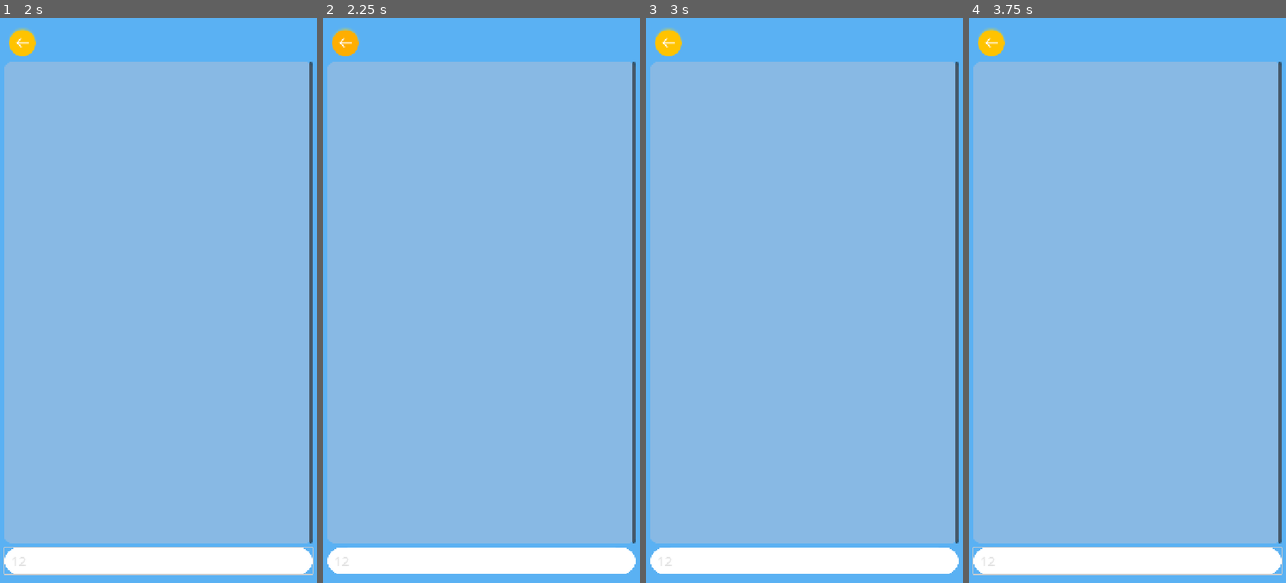
Above: before the commit, frames 1-4 (left to right).
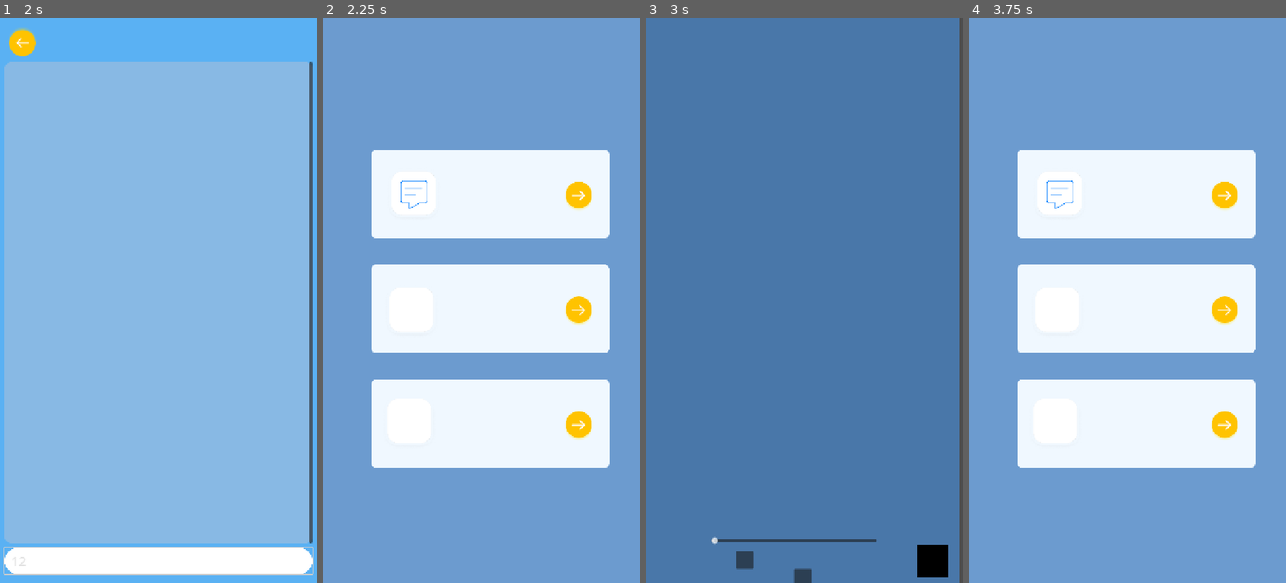
Above: after the commit, the same moments.

Repository: ken1-hub/Oasis-of-the-soul
Game: Godot game, scene res://assets/scenes/oasis_ui.tscn
Same seed, same stepped clock (60 frames per second), same inputs: the game is played once before the commit and once after it. Sound files missing from this copy of the repository are replaced by a short silence.
Inputs (mouse positions are in pixels of both pictures, inside the frame that each line leads up to):
- Up to frame 1 (2 s): click (256, 198) at 0.5 s; click (158, 560) at 1.27 s; type "12" at 1.35 s
- Up to frame 2 (2.25 s): click (345, 40) at 2 s
- Up to frame 3 (3 s): click (902, 311) at 2.77 s
- Up to frame 4 (3.75 s): click (1257, 560) at 3.52 s

Frame 1 is identical in both runs. In frame 2, 100% of the frame differs, in the area x 0-100%, y 0-100%; in frame 3, 100%; in frame 4, 100%.

Commit message:
测试完成

Diff:
--- a/oasis-of-the-soul/assets/scenes/emotion_treehole.tscn
+++ b/oasis-of-the-soul/assets/scenes/emotion_treehole.tscn
@@ -28,7 +28,7 @@
 corner_radius_bottom_right = 30
 corner_radius_bottom_left = 30
 
-[node name="emotion_treehole" type="Control"]
+[node name="emotion_treehole" type="Control" unique_id=1324995341]
 layout_mode = 3
 anchors_preset = 15
 anchor_right = 1.0
@@ -37,7 +37,7 @@
 grow_vertical = 2
 script = ExtResource("5_m7ik5")
 
-[node name="background" type="ColorRect" parent="."]
+[node name="background" type="ColorRect" parent="." unique_id=1115228741]
 layout_mode = 1
 anchors_preset = 15
 anchor_right = 1.0
@@ -46,7 +46,7 @@
 grow_vertical = 2
 color = Color(0.35532802, 0.6927472, 0.9523148, 1)
 
-[node name="PanelContainer" type="PanelContainer" parent="."]
+[node name="PanelContainer" type="PanelContainer" parent="." unique_id=1384305615]
 layout_mode = 1
 anchors_preset = 15
 anchor_right = 1.0
@@ -60,16 +60,16 @@
 theme_override_styles/panel = SubResource("StyleBoxFlat_m7ik5")
 metadata/_edit_use_anchors_ = true
 
-[node name="VBoxContainer" type="VBoxContainer" parent="PanelContainer"]
+[node name="VBoxContainer" type="VBoxContainer" parent="PanelContainer" unique_id=1006722621]
 layout_mode = 2
 theme_override_constants/separation = 10
 
-[node name="ScrollContainer" type="ScrollContainer" parent="PanelContainer/VBoxContainer"]
+[node name="ScrollContainer" type="ScrollContainer" parent="PanelContainer/VBoxContainer" unique_id=1652715354]
 layout_mode = 2
 size_flags_vertical = 3
 theme_override_styles/panel = SubResource("StyleBoxFlat_eq6fs")
 
-[node name="RichTextLabel" type="RichTextLabel" parent="PanelContainer/VBoxContainer/ScrollContainer"]
+[node name="RichTextLabel" type="RichTextLabel" parent="PanelContainer/VBoxContainer/ScrollContainer" unique_id=1901358924]
 layout_mode = 2
 size_flags_horizontal = 3
 size_flags_vertical = 3
@@ -77,16 +77,16 @@
 scroll_following = true
 scroll_following_visible_characters = true
 
-[node name="LineEdit" type="LineEdit" parent="PanelContainer/VBoxContainer"]
+[node name="LineEdit" type="LineEdit" parent="PanelContainer/VBoxContainer" unique_id=1489734124]
 custom_minimum_size = Vector2(0, 60)
 layout_mode = 2
 theme_override_fonts/font = SubResource("FontVariation_wx8et")
 theme_override_font_sizes/font_size = 30
 theme_override_styles/normal = SubResource("StyleBoxFlat_o7adw")
 
-[node name="HTTPRequest" type="HTTPRequest" parent="."]
+[node name="HTTPRequest" type="HTTPRequest" parent="." unique_id=410242407]
 
-[node name="Emotiontreehole" type="TextureButton" parent="."]
+[node name="Emotiontreehole" type="TextureButton" parent="." unique_id=563419243]
 layout_mode = 0
 offset_left = 85.0
 offset_top = 87.0
@@ -98,4 +98,4 @@
 texture_hover = ExtResource("4_eq6fs")
 script = ExtResource("1_4lj8y")
 
-[connection signal="pressed" from="Emotiontreehole" to="." method="_on_emotiontreehole_pressed"]
+[connection signal="pressed" from="Emotiontreehole" to="Emotiontreehole" method="_on_pressed"]
--- a/oasis-of-the-soul/assets/scripts/emotion_treehole.gd
+++ b/oasis-of-the-soul/assets/scripts/emotion_treehole.gd
@@ -11,9 +11,8 @@
 	pass
 
 
-func _on_button_return_pressed() -> void:
-	get_tree().change_scene_to_file("res://assets/scenes/oasis_ui.tscn")
 
 
-func _on_emotiontreehole_pressed() -> void:
+
+func _on_pressed() -> void:
 	get_tree().change_scene_to_file("res://assets/scenes/oasis_ui.tscn")
--- a/oasis-of-the-soul/project.godot
+++ b/oasis-of-the-soul/project.godot
@@ -24,20 +24,7 @@
 window/size/viewport_width=720
 window/size/viewport_height=1280
 window/stretch/mode="canvas_items"
-
 window/stretch/aspect="expand"
-
-[input_devices]
-
-pointing/emulate_touch_from_mouse=true
-
-
-[layer_names]
-
-2d_physics/layer_1="Borders"
-2d_physics/layer_2="Player"
-2d_physics/layer_3="Enemies"
-
 
 [input]
 
@@ -47,10 +34,20 @@
 ]
 }
 
-[rendering]
+[input_devices]
+
+pointing/emulate_touch_from_mouse=true
+
+[layer_names]
 
 2d_physics/layer_1="Borders"
 2d_physics/layer_2="Player"
 2d_physics/layer_3="Enemies"
+
+[rendering]
+
+renderer/rendering_method.mobile="gl_compatibility"
+2d_physics/layer_1="Borders"
+2d_physics/layer_2="Player"
+2d_physics/layer_3="Enemies"
 ">>>>>>>Stashedchanges[rendering]renderer/rendering_method"="gl_compatibility"
-renderer/rendering_method.mobile="gl_compatibility"
Not shown: 1 places in oasis-of-the-soul/assets/scenes/emotion_treehole.tscn that only renumber resources
